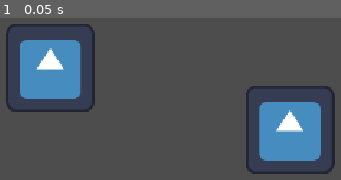
Above: before the commit, frame 1.
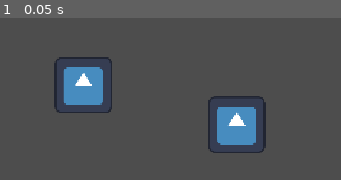
Above: after the commit, the same moment.

Repository: jakobbbb/find-your-boo
Game: Godot game, scene res://test.tscn
Same seed, same stepped clock (60 frames per second), same inputs: the game is played once before the commit and once after it. Before the commit the project starts from res://yarn/test.tscn. The engine's default icon, where the game draws it, is replaced by a stand-in: a white triangle on a blue panel in a dark square.
Inputs:
- Up to frame 1 (0.05 s): no input

The runs differ from the first frame. In frame 1, 21% of the frame differs, in the area x 1-99%, y 3-97%.

Commit message:
Add camera

Diff:
--- a/project.godot
+++ b/project.godot
@@ -11,7 +11,7 @@
 [application]
 
 config/name="Find Your Boo"
-run/main_scene="uid://bybr8lm1kgm1n"
+run/main_scene="uid://d0owxl22gbliy"
 config/features=PackedStringArray("4.7", "Forward Plus")
 config/icon="res://icon.svg"
 
--- /dev/null
+++ b/scripts/cam.gd
@@ -0,0 +1,4 @@
+extends Camera2D
+
+func _ready() -> void:
+	make_current()
--- a/test.tscn
+++ b/test.tscn
@@ -3,6 +3,7 @@
 [ext_resource type="PackedScene" uid="uid://xrs0qqicpldt" path="res://prefabs/npc.tscn" id="1_37kl0"]
 [ext_resource type="Script" uid="uid://cxrjk51dlyvni" path="res://scripts/gamemanager.gd" id="1_ykrsh"]
 [ext_resource type="PackedScene" uid="uid://k7yl21ee00ji" path="res://prefabs/yarn_dialogue_runner.tscn" id="3_6uqi0"]
+[ext_resource type="Script" uid="uid://d1dcuekbom66u" path="res://scripts/cam.gd" id="4_ppyta"]
 
 [node name="Test" type="Node2D" unique_id=63273623]
 script = ExtResource("1_ykrsh")
@@ -17,3 +18,8 @@
 
 [node name="YarnDialogueRunner" parent="." unique_id=132473946 instance=ExtResource("3_6uqi0")]
 unique_name_in_owner = true
+
+[node name="Camera2D" type="Camera2D" parent="." unique_id=715502669]
+position = Vector2(570, 320)
+zoom = Vector2(0.64, 0.64)
+script = ExtResource("4_ppyta")
Not shown, added: scripts/cam.gd.uid
